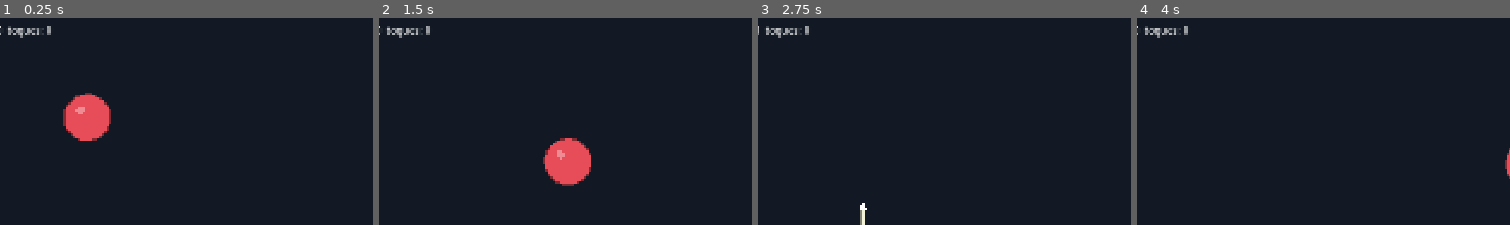
Above: before the commit, frames 1-4 (left to right).
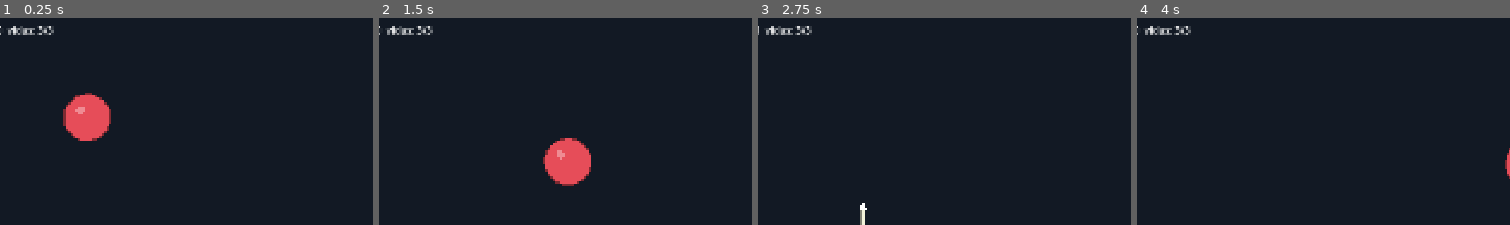
Above: after the commit, the same moments.

Repository: xNeku/fishmaboolla
Game: Godot game, scene res://scenes/main.tscn
The game is run twice, just before and just after one commit, with the same random seed, the same clock (stepped at 60 frames per second) and the same inputs.
Inputs:
- Up to frame 1 (0.25 s): no input
- Up to frame 2 (1.5 s): hold J (disparar) 0.53-1.28 s; tap Space (saltar) at 0.77, 1.07 s; tap D (mover_der) at 0.8, 1.35 s; hold A (mover_izq) from 1.28 s (still down)
- Up to frame 3 (2.75 s): tap Space (saltar) at 1.52, 1.55, 1.82, 2.1 s; release A (mover_izq) at 2.03 s; hold J (disparar) from 2.03 s (still down)
- Up to frame 4 (4 s): release J (disparar) at 2.78 s; tap J (disparar) at 2.85 s; tap Space (saltar) at 3.02, 3.32, 3.77, 3.8 s; tap D (mover_der) at 3.05, 3.6 s; hold A (mover_izq) from 3.53 s (still down)
The pictures show only the part of the screen within x 14-64%, y 7-57%; the shares and areas given below are measured in that part.

The runs differ from the first frame. In frame 1, 0.4% of the frame differs, in the area x 2-15%, y 3-10%; in frame 2, 0.4%; in frame 3, 0.4%; in frame 4, 0.4%.

Commit message:
Vidas: 3 vidas, 1 s de invulnerabilidad tras toque, fin de partida y reinicio
Co-Authored-By: Claude Sonnet 5.5 <noreply@anthropic.com>
Claude-Session: https://claude.ai/code/session_01Hu5F5bE3cxizNrca8PuRi9

Diff:
--- a/data/jugador/jugador_base.tres
+++ b/data/jugador/jugador_base.tres
@@ -13,5 +13,7 @@
 dash_invulnerable = true
 ventana_doble_tap = 0.25
 cooldown_disparo = 0.25
+vidas_maximas = 3
+invulnerabilidad_tras_toque = 1.0
 ancho = 48.0
 alto = 80.0
--- a/scenes/main.tscn
+++ b/scenes/main.tscn
@@ -24,3 +24,16 @@
 offset_bottom = 144.0
 theme_override_font_sizes/font_size = 24
 text = "estado"
+
+[node name="FinPartida" type="Label" parent="."]
+visible = false
+mouse_filter = 2
+offset_left = 560.0
+offset_top = 440.0
+offset_right = 1360.0
+offset_bottom = 640.0
+theme_override_font_sizes/font_size = 64
+text = "FIN DE PARTIDA
+pulsa disparar para reiniciar"
+horizontal_alignment = 1
+vertical_alignment = 1
--- a/scripts/datos/jugador_config.gd
+++ b/scripts/datos/jugador_config.gd
@@ -26,6 +26,12 @@
 ## Espera entre disparos en segundos. Manteniendo el botón dispara a este ritmo.
 @export var cooldown_disparo: float = 0.25
 
+@export_group("Vida")
+## Vidas con las que empieza el marinero. Cada toque de bola quita una.
+@export var vidas_maximas: int = 3
+## Segundos de invulnerabilidad (con parpadeo) tras recibir un toque.
+@export var invulnerabilidad_tras_toque: float = 1.0
+
 @export_group("Cuerpo")
 @export var ancho: float = 48.0
 @export var alto: float = 80.0
--- a/scripts/jugador/jugador.gd
+++ b/scripts/jugador/jugador.gd
@@ -7,9 +7,10 @@
 signal aterrizado
 signal dash_iniciado(direccion: int)
 signal dash_terminado
-## Una bola ha tocado al marinero (no se emite durante los i-frames del dash).
-## Qué consecuencia tiene está por decidir en el diseño.
+## Una bola ha tocado al marinero y le ha quitado una vida (no se emite con i-frames).
 signal tocado
+## El marinero se ha quedado sin vidas. Se emite una sola vez.
+signal murio
 ## El marinero dispara. `origen` es la punta de arriba del cuerpo.
 signal disparado(origen: Vector2)
 
@@ -22,9 +23,14 @@
 var en_suelo: bool = true
 var dashing: bool = false
 
+var vidas: int = 0
+var muerto: bool = false
+## Segundos que quedan de invulnerabilidad tras un toque.
+var invulnerabilidad_restante: float = 0.0
+
 var invulnerable: bool:
 	get:
-		return dashing and config.dash_invulnerable
+		return (dashing and config.dash_invulnerable) or invulnerabilidad_restante > 0.0
 
 ## Segundos que faltan para poder volver a hacer dash.
 var cooldown_dash_restante: float = 0.0
@@ -37,17 +43,22 @@
 var _dash_dir: int = 1
 
 
+func _ready() -> void:
+	vidas = config.vidas_maximas
+
+
 func orden_mover(direccion: float) -> void:
-	_intencion_mover = clampf(direccion, -1.0, 1.0)
+	_intencion_mover = 0.0 if muerto else clampf(direccion, -1.0, 1.0)
 
 
 func orden_saltar() -> void:
-	_salto_pedido = true
+	if not muerto:
+		_salto_pedido = true
 
 
-## Devuelve true si el disparo salió (false si sigue el cooldown).
+## Devuelve true si el disparo salió (false si sigue el cooldown o está muerto).
 func orden_disparar() -> bool:
-	if cooldown_disparo_restante > 0.0:
+	if muerto or cooldown_disparo_restante > 0.0:
 		return false
 	cooldown_disparo_restante = config.cooldown_disparo
 	disparado.emit(Vector2(position.x, position.y - config.alto))
@@ -56,7 +67,7 @@
 
 ## Devuelve true si el dash arrancó.
 func orden_dash(direccion: int) -> bool:
-	if dashing or cooldown_dash_restante > 0.0 or direccion == 0:
+	if muerto or dashing or cooldown_dash_restante > 0.0 or direccion == 0:
 		return false
 	dashing = true
 	_dash_dir = signi(direccion)
@@ -77,13 +88,20 @@
 
 ## Devuelve true si el toque cuenta (false durante los i-frames).
 func recibir_toque() -> bool:
-	if invulnerable:
+	if muerto or invulnerable:
 		return false
+	vidas -= 1
 	tocado.emit()
+	if vidas <= 0:
+		muerto = true
+		murio.emit()
+	else:
+		invulnerabilidad_restante = config.invulnerabilidad_tras_toque
 	return true
 
 
 func _physics_process(delta: float) -> void:
+	invulnerabilidad_restante = maxf(0.0, invulnerabilidad_restante - delta)
 	cooldown_dash_restante = maxf(0.0, cooldown_dash_restante - delta)
 	cooldown_disparo_restante = maxf(0.0, cooldown_disparo_restante - delta)
 
--- a/scripts/jugador/jugador_visual.gd
+++ b/scripts/jugador/jugador_visual.gd
@@ -39,7 +39,9 @@
 		sx = 1.0 + _squash * 0.15
 		sy = 1.0 - _squash * 0.15
 	var alpha: float = 1.0
-	if jugador.invulnerable:
+	if jugador.muerto:
+		alpha = 0.35
+	elif jugador.invulnerable:
 		alpha = 0.5 + 0.3 * sin(Time.get_ticks_msec() * 0.05)
 	draw_set_transform(Vector2.ZERO, 0.0, Vector2(sx, sy))
 
--- a/scripts/mundo/main.gd
+++ b/scripts/mundo/main.gd
@@ -3,19 +3,22 @@
 ## escena (main.tscn); este script conecta las piezas y pinta el estado de depuración.
 
 const SEGUNDOS_REAPARICION: float = 1.2
+## Tras morir, espera antes de aceptar el reinicio (evita reiniciar sin querer con el autodisparo).
+const SEGUNDOS_ANTES_REINICIO: float = 1.0
 const ESCENA_ARPON: PackedScene = preload("res://scenes/arpon.tscn")
 
 @onready var _sala: Sala = $Sala
 @onready var _jugador: Jugador = $Jugador
 @onready var _bola_inicial: Bola = $Bola
 @onready var _estado: Label = $Estado
+@onready var _fin_partida: Label = $FinPartida
 
 var _datos_inicial: BolaDatos
 var _pos_inicial: Vector2
 var _dir_inicial: int
 var _espera: float = 0.0
 var _tocando: bool = false
-var _toques: int = 0
+var _tiempo_muerto: float = 0.0
 
 
 func _ready() -> void:
@@ -25,11 +28,16 @@
 	_pos_inicial = _bola_inicial.position
 	_dir_inicial = _bola_inicial.direccion_inicial
 	_preparar(_bola_inicial)
-	_jugador.tocado.connect(func() -> void: _toques += 1)
+	_jugador.murio.connect(func() -> void: _fin_partida.visible = true)
 	_jugador.disparado.connect(_crear_arpon)
 
 
 func _physics_process(delta: float) -> void:
+	if _jugador.muerto:
+		_tiempo_muerto += delta
+		if _tiempo_muerto >= SEGUNDOS_ANTES_REINICIO and Input.is_action_just_pressed("disparar"):
+			get_tree().reload_current_scene()
+		return
 	_comprobar_contacto()
 	if get_tree().get_nodes_in_group("bolas").is_empty():
 		_espera += delta
@@ -44,7 +52,7 @@
 	var estado: String = "dash" if _jugador.dashing else ("suelo" if _jugador.en_suelo else "aire")
 	var n_bolas: int = get_tree().get_nodes_in_group("bolas").size()
 	var n_arpones: int = get_tree().get_nodes_in_group("arpones").size()
-	_estado.text = "%s  cd dash: %.2f\nbolas: %d  arpones: %d  toques: %d" % [estado, _jugador.cooldown_dash_restante, n_bolas, n_arpones, _toques]
+	_estado.text = "%s  cd dash: %.2f\nbolas: %d  arpones: %d  vidas: %d/%d" % [estado, _jugador.cooldown_dash_restante, n_bolas, n_arpones, _jugador.vidas, _jugador.config.vidas_maximas]
 
 
 ## Avisa al jugador una vez por contacto (no cada frame mientras dura el solape).
